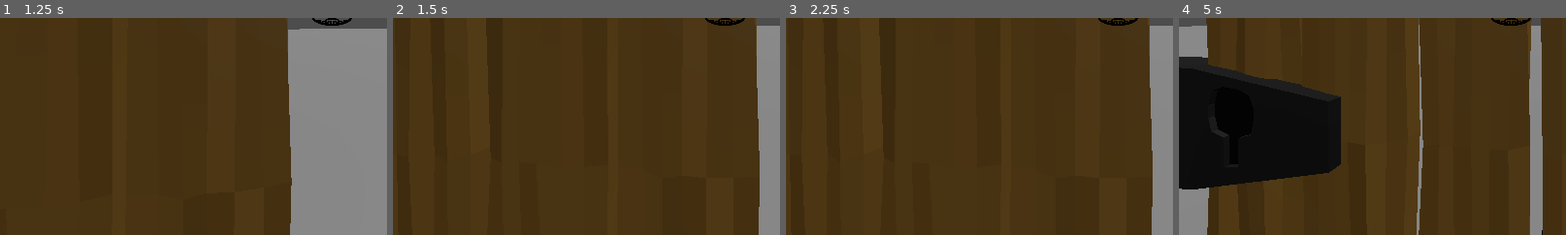
Above: before the commit, frames 1-4 (left to right).
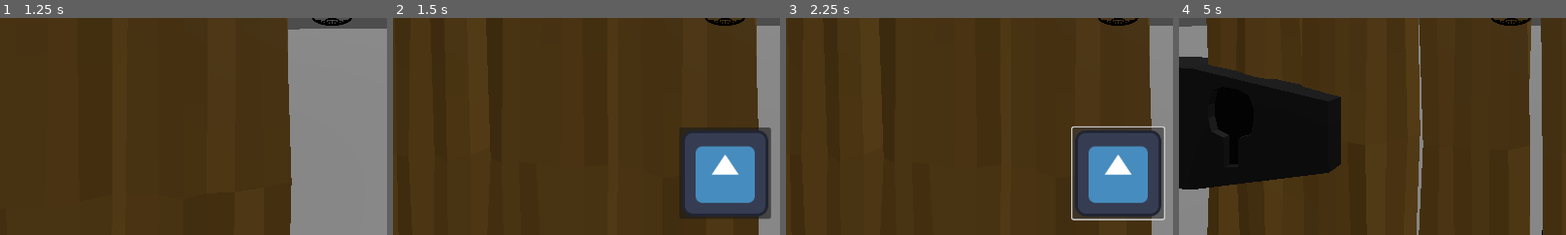
Above: after the commit, the same moments.

Repository: Adam-Gallina/ldj57
Game: Godot game, scene res://test_map.tscn
Two runs of this game, one before a commit and one after it. Both use one fixed random seed, a clock stepped at 60 frames per second and the inputs below. The engine's default icon, where the game draws it, is replaced by a stand-in: a white triangle on a blue panel in a dark square.
Inputs (mouse positions are % of the whole screen's width and height, from its top left):
- Up to frame 1 (1.25 s): tap Enter at 0.5 s; move the mouse to (55, 50) at 0.52 s; hold W (Forward) from 0.53 s (still down); click (55, 50) at 0.6 s
- Up to frame 2 (1.5 s): keep holding W (Forward); move the mouse to (45, 50) at 1.27 s; click (45, 50) at 1.35 s
- Up to frame 3 (2.25 s): release W (Forward) at 2 s; click (50, 86) at 2.02 s
- Up to frame 4 (5 s): tap Space at 2.75, 4.25 s; move the mouse to (60, 28) at 2.77 s; hold D (Right) 2.78-3.53 s; hold Shift 2.78-3.53 s; click (60, 28) at 3.05 s; tap Enter at 3.5 s; move the mouse to (45, 70) at 3.52 s; hold W (Forward) 3.53-4.28 s; click (45, 70) at 3.6 s; move the mouse to (80, 65) at 4.27 s; hold A (Left) from 4.28 s (still down); click (80, 65) at 4.35 s; tap Tab (Inventory) at 4.9 s
The pictures show only the part of the screen within x 7-57%, y 50-100%; the shares and areas given below are measured in that part.

Frame 1 is identical in both runs. In frame 2, 9.8% of the frame differs, in the area x 74-98%, y 50-93%; in frame 3, 10%, in the area x 73-98%, y 49-94%; in frame 4, nothing differs.

Commit message:
Added inventory tooltips

Diff:
--- a/InteractiveObjects/PuzzleItems/Collectible/crank.tscn
+++ b/InteractiveObjects/PuzzleItems/Collectible/crank.tscn
@@ -14,6 +14,8 @@
 script = ExtResource("1_bpp7g")
 ItemID = 5
 InventoryImage = ExtResource("2_bpp7g")
+ItemName = "Crank"
+ItemDescription = "A triangular crank that seems to connect to a larger device"
 
 [node name="CollisionShape3D" type="CollisionShape3D" parent="."]
 transform = Transform3D(1, 0, 0, 0, 1, 0, 0, 0, 1, 0, 0.186995, 0.057753)
--- a/InteractiveObjects/PuzzleItems/Collectible/crowbar.tscn
+++ b/InteractiveObjects/PuzzleItems/Collectible/crowbar.tscn
@@ -13,6 +13,8 @@
 script = ExtResource("1_t5dsq")
 ItemID = 6
 InventoryImage = ExtResource("2_t5dsq")
+ItemName = "Crowbar"
+ItemDescription = "Surprisingly clean considering the depths it came from"
 
 [node name="CollisionShape3D" type="CollisionShape3D" parent="."]
 transform = Transform3D(1, 0, 0, 0, 1, 0, 0, 0, 1, 0.0262146, 0.00728154, 0.0600723)
--- a/InteractiveObjects/PuzzleItems/Collectible/hall_key.tscn
+++ b/InteractiveObjects/PuzzleItems/Collectible/hall_key.tscn
@@ -14,6 +14,8 @@
 script = ExtResource("1_0tigo")
 ItemID = 4
 InventoryImage = ExtResource("2_0tigo")
+ItemName = "Old Key"
+ItemDescription = "A slightly rusted key. I bet it goes to a door. Keys usually do"
 
 [node name="CollisionShape3D" type="CollisionShape3D" parent="."]
 transform = Transform3D(1, 0, 0, 0, 1, 0, 0, 0, 1, 0, -1.97869e-05, 0.057753)
--- a/InteractiveObjects/PuzzleItems/Collectible/large_gear.tscn
+++ b/InteractiveObjects/PuzzleItems/Collectible/large_gear.tscn
@@ -14,6 +14,8 @@
 script = ExtResource("1_qikts")
 ItemID = 3
 InventoryImage = ExtResource("2_87gnu")
+ItemName = "Large Gear"
+ItemDescription = "A gear almost too big to carry by yourself"
 
 [node name="CollisionShape3D" type="CollisionShape3D" parent="."]
 transform = Transform3D(1, 0, 0, 0, 1, 0, 0, 0, 1, 0, 0.0337029, 0)
--- a/InteractiveObjects/PuzzleItems/Collectible/medium_gear.tscn
+++ b/InteractiveObjects/PuzzleItems/Collectible/medium_gear.tscn
@@ -14,6 +14,8 @@
 script = ExtResource("1_ttibc")
 ItemID = 2
 InventoryImage = ExtResource("2_kfwtq")
+ItemName = "Medium Gear"
+ItemDescription = "A gear covered in a red metallic-smelling fluid you choose to believe is grease"
 
 [node name="CollisionShape3D" type="CollisionShape3D" parent="."]
 transform = Transform3D(1, 0, 0, 0, 1, 0, 0, 0, 1, 0, 0.0337029, 0)
--- a/InteractiveObjects/PuzzleItems/Collectible/small_gear.tscn
+++ b/InteractiveObjects/PuzzleItems/Collectible/small_gear.tscn
@@ -14,6 +14,8 @@
 script = ExtResource("1_mn7bb")
 ItemID = 1
 InventoryImage = ExtResource("2_a027n")
+ItemName = "Itty Bitty Gear"
+ItemDescription = "A tiny gear barely visible in your hand"
 
 [node name="CollisionShape3D" type="CollisionShape3D" parent="."]
 transform = Transform3D(1, 0, 0, 0, 1, 0, 0, 0, 1, 0, 0.0337029, 0)
--- a/InteractiveObjects/grabbable.gd
+++ b/InteractiveObjects/grabbable.gd
@@ -3,6 +3,8 @@
 
 @export var ItemID : Constants.PuzzleItem
 @export var InventoryImage : Texture2D
+@export var ItemName = "Unnamed Item"
+@export var ItemDescription = "Probably Something"
 
 func interact():
     $CollisionShape3D.disabled = true
--- a/Player/inventory.gd
+++ b/Player/inventory.gd
@@ -7,6 +7,8 @@
 @export var InventoryImageScene : PackedScene
 @onready var _inventory = $PlayerUILayer/Inventory/HBoxContainer
 @onready var _inventory_ui = $PlayerUILayer/Inventory
+@onready var _hovered_item_name = $PlayerUILayer/Inventory/HoveredItemName
+@onready var _hovered_item_desc = $PlayerUILayer/Inventory/HoveredItemDescription
 
 func _ready() -> void:
 	Input.mouse_mode = Input.MOUSE_MODE_CAPTURED
@@ -30,6 +32,7 @@
 	var i = InventoryImageScene.instantiate()
 	i.set_item(item)
 	i.pressed.connect(func(): _on_inventory_item_selected(item.ItemID))
+	i.mouse_entered.connect(func(): _on_inventory_item_hovered(item.ItemID))
 	_inventory.add_child(i)
 	imgs[item.ItemID] = i
 
@@ -50,6 +53,8 @@
 
 func show_ui():
 	_inventory_ui.show()
+	_hovered_item_name.text = ""
+	_hovered_item_desc.text = ""
 	Input.mouse_mode = Input.MOUSE_MODE_VISIBLE
 
 func hide_ui():
@@ -66,3 +71,7 @@
 
 func _on_inventory_item_selected(item_id):
 	inventory_item_selected.emit(item_id)
+
+func _on_inventory_item_hovered(item_id):
+	_hovered_item_name.text = items[item_id].ItemName
+	_hovered_item_desc.text = items[item_id].ItemDescription
--- a/Player/inventory.tscn
+++ b/Player/inventory.tscn
@@ -45,3 +45,39 @@
 grow_horizontal = 2
 grow_vertical = 0
 alignment = 1
+
+[node name="Button" parent="PlayerUILayer/Inventory/HBoxContainer" instance=ExtResource("2_us6v5")]
+layout_mode = 2
+
+[node name="HoveredItemName" type="Label" parent="PlayerUILayer/Inventory"]
+layout_mode = 1
+anchors_preset = 7
+anchor_left = 0.5
+anchor_top = 1.0
+anchor_right = 0.5
+anchor_bottom = 1.0
+offset_left = -78.5
+offset_top = -229.0
+offset_right = 78.5
+offset_bottom = -206.0
+grow_horizontal = 2
+grow_vertical = 0
+theme_override_font_sizes/font_size = 30
+text = "Hovered Item Name"
+horizontal_alignment = 1
+
+[node name="HoveredItemDescription" type="Label" parent="PlayerUILayer/Inventory"]
+layout_mode = 1
+anchors_preset = 7
+anchor_left = 0.5
+anchor_top = 1.0
+anchor_right = 0.5
+anchor_bottom = 1.0
+offset_left = -271.5
+offset_top = -201.0
+offset_right = 271.5
+offset_bottom = -178.0
+grow_horizontal = 2
+grow_vertical = 0
+text = "This is where the description of the currently hovered item will appear"
+horizontal_alignment = 1
